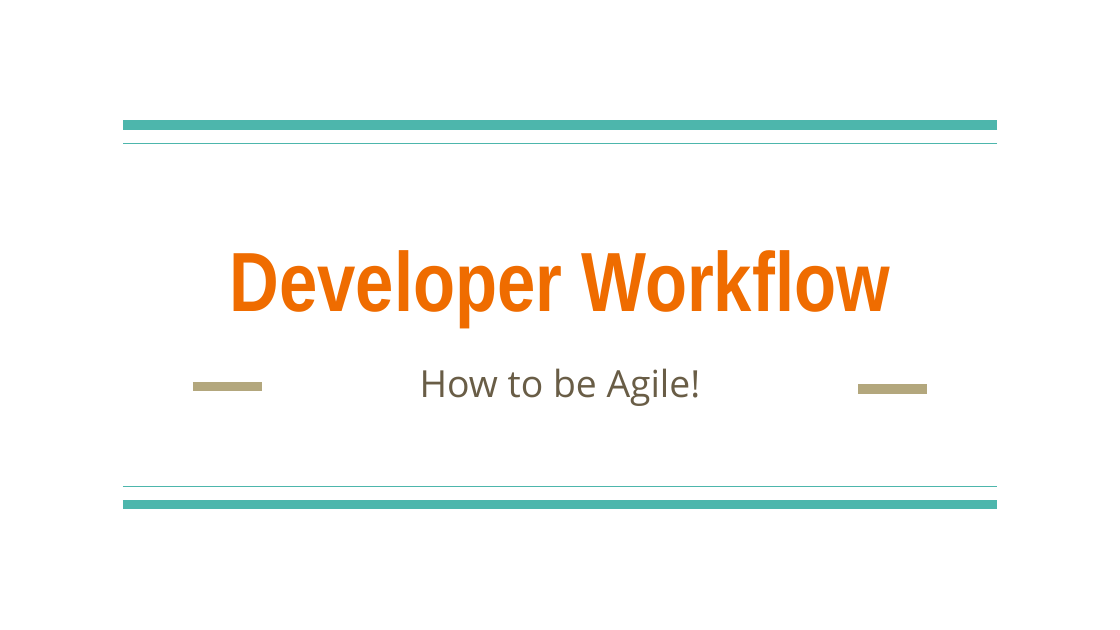
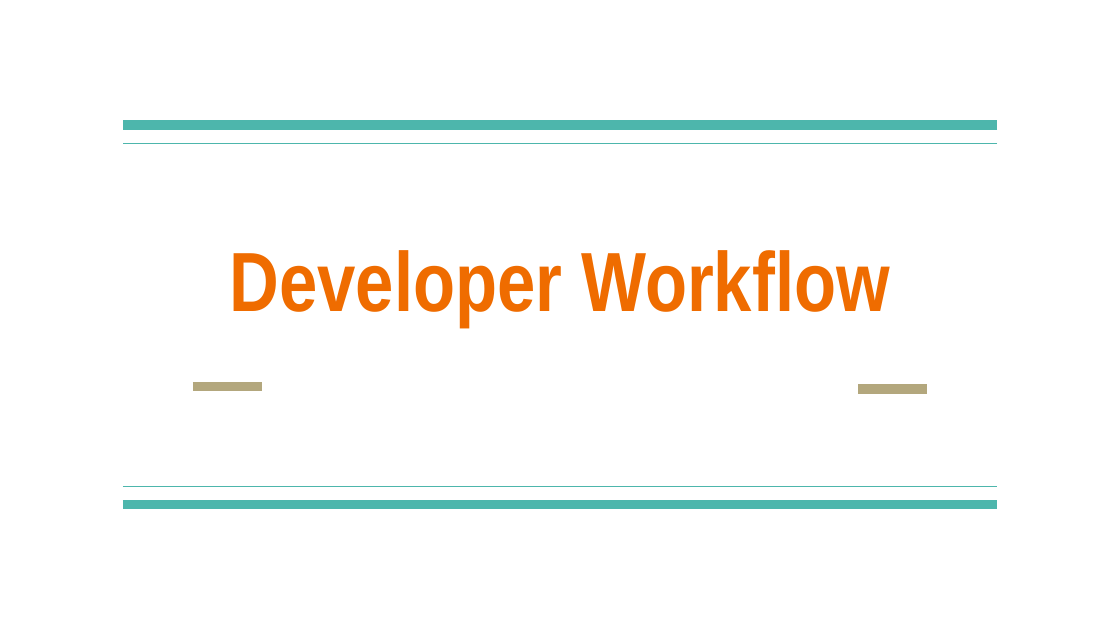
Before and after one commit to linkedin/high-school-trainee, a slide deck: slide 1 of Week_1/Lectures/1.1_Developer_Workflow.pptx. Drawn at 1120x630 pixels with LibreOffice and Linux fonts; fonts in the diff are those of the drawing. Boxes give left, top, right and bottom in pixels: in the first picture for what was removed or moved away, otherwise in the second. Text is boxed around its words. In the diff, an @@ line names an element or a change of style, - is before the commit and + after.

```diff
--- a/Week_1/Lectures/1.1_Developer_Workflow.pptx
+++ b/Week_1/Lectures/1.1_Developer_Workflow.pptx
@@ subtitle removed at bbox=[420, 368, 701, 406] @@
-How to be Agile!
```
Also in this commit, not shown: 3 other slides changed, 2 slides added, 2 slides removed, 1 other file.
